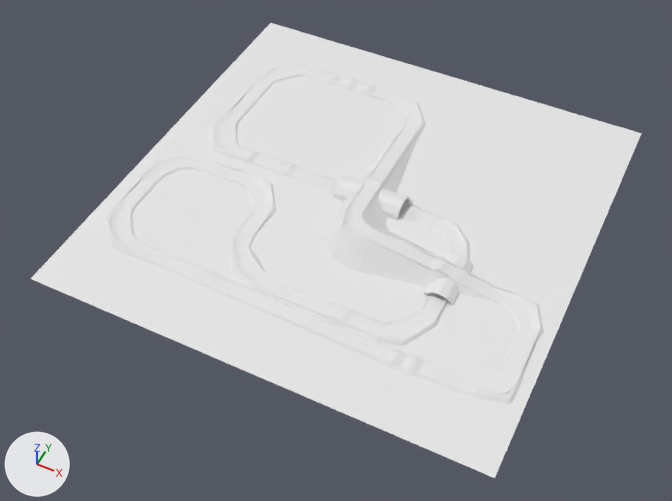
The glTF model models/course.gltf as it was, and as the next commit left it.
Rendered twice from a 50 mm lens placed at (33.2, -72.4, 79.9), pointed at (-0.3, -5.5, -3.8). Arrows for +X, +Y and +Z are at lower left; the lights stay in place. Where no turn or scale is listed for an object, it has been applied to the vertices.

Before the edit, the objects in view are built like this:
```python
me_円 = bpy.data.meshes.new('円')
me_円.from_pydata(...)  # 36 vertices, 68 faces; spans x -1.88..1.88, y -6.29..0.0, z -0.77..1.54
me_円_002 = bpy.data.meshes.new('円.002')
me_円_002.from_pydata(...)  # 1672 vertices, 3344 faces; spans x -36.0..15.6, y -7.5..33.3, z -0.1..2.7
me_円_003 = bpy.data.meshes.new('円.003')
me_円_003.from_pydata(...)  # 36 vertices, 68 faces; spans x -8.5..0.0, y -2.0..2.0, z -1.0..2.0
me_平面 = bpy.data.meshes.new('平面')
me_平面.from_pydata([(-27.5, -27.5, 0.0), (27.5, -27.5, 0.0), (-27.5, 27.5, 0.0), (27.5, 27.5, 0.0)], [], [(0, 1, 3), (0, 3, 2)])
me_平面_002 = bpy.data.meshes.new('平面.002')
me_平面_002.from_pydata(...)  # 6308 vertices, 11466 faces; spans x -1.6..50.9, y -98.9..-57.0, z -1.6..2.6
ob_course = bpy.data.objects.new('Course', me_平面_002)
ob_course.location = (-24.5, 78.2, 0.0)
ob_円 = bpy.data.objects.new('円', me_円)
ob_円.location = (14.5, -3.6, -0.6)
ob_円_001 = bpy.data.objects.new('円.001', me_円_003)
ob_円_001.location = (5.5, 1.0, -0.6)
ob_円_011 = bpy.data.objects.new('円.011', me_円_002)
ob_円_011.location = (10.4, -12.6, 0.0)
ob_平面_001 = bpy.data.objects.new('平面.001', me_平面)
ob_平面_001.location = (0.0, 0.0, -0.1)
```
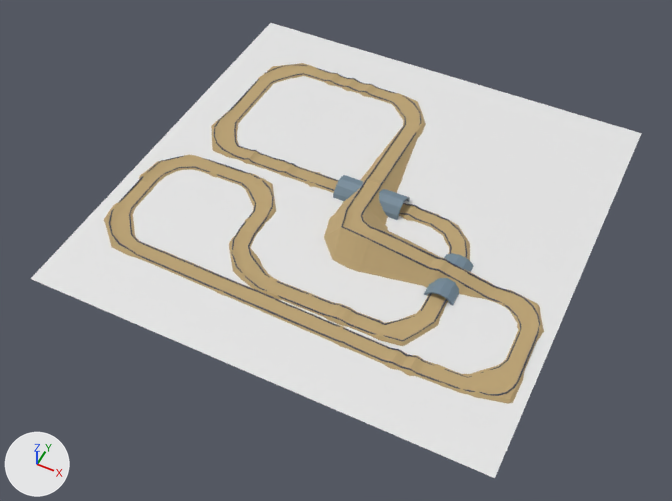
Location of each change, (x1, y1, x2, y2) in pixels of the pictures (672 x 501 px):
'Course', recoloured (white to brown)
    both: (104, 63, 544, 404)
'円.011', recoloured
    both: (109, 65, 540, 396)
'円.001', recoloured (white to blue)
    both: (333, 175, 410, 220)
'円', recoloured (white to blue)
    both: (424, 253, 474, 305)

What changed in the scene script:
```text
Add mat_マテリアル_003:
    mat_マテリアル_003 = principled_material('マテリアル.003')
    mat_マテリアル_003.base_color = (0.165, 0.242, 0.309)  # blue #718797
Add mat_マテリアル_002:
    mat_マテリアル_002 = principled_material('マテリアル.002')
    mat_マテリアル_002.base_color = (0.0556, 0.065, 0.107)  # dark blue #43485c
    mat_マテリアル_002.metallic = 0.0315
    mat_マテリアル_002.roughness = 1.0
Add mat_マテリアル:
    mat_マテリアル = principled_material('マテリアル')
    mat_マテリアル.base_color = (0.165, 0.242, 0.309)  # blue #718797
Add mat_マテリアル_001:
    mat_マテリアル_001 = principled_material('マテリアル.001')
    mat_マテリアル_001.base_color = (0.497, 0.364, 0.175)  # brown #bba374
    mat_マテリアル_001.roughness = 1.0
Change me_平面_002:
    where me_平面_002.from_pydata(...)  # 6308 vertices, 11466 faces; spans x -1.6..50.9, y -98.9..-57.0, z -1.6..2.6
    add me_平面_002.materials.append(mat_マテリアル_001)  # brown #bba374
Change me_円:
    where me_円.from_pydata(...)  # 36 vertices, 68 faces; spans x -1.88..1.88, y -6.29..0.0, z -0.77..1.54
    add me_円.materials.append(mat_マテリアル)  # blue #718797
Change me_円_002:
    where me_円_002.from_pydata(...)  # 1672 vertices, 3344 faces; spans x -36.0..15.6, y -7.5..33.3, z -0.1..2.7
    add me_円_002.materials.append(mat_マテリアル_002)  # dark blue #43485c
Change me_円_003:
    where me_円_003.from_pydata(...)  # 36 vertices, 68 faces; spans x -8.5..0.0, y -2.0..2.0, z -1.0..2.0
    add me_円_003.materials.append(mat_マテリアル_003)  # blue #718797
```
